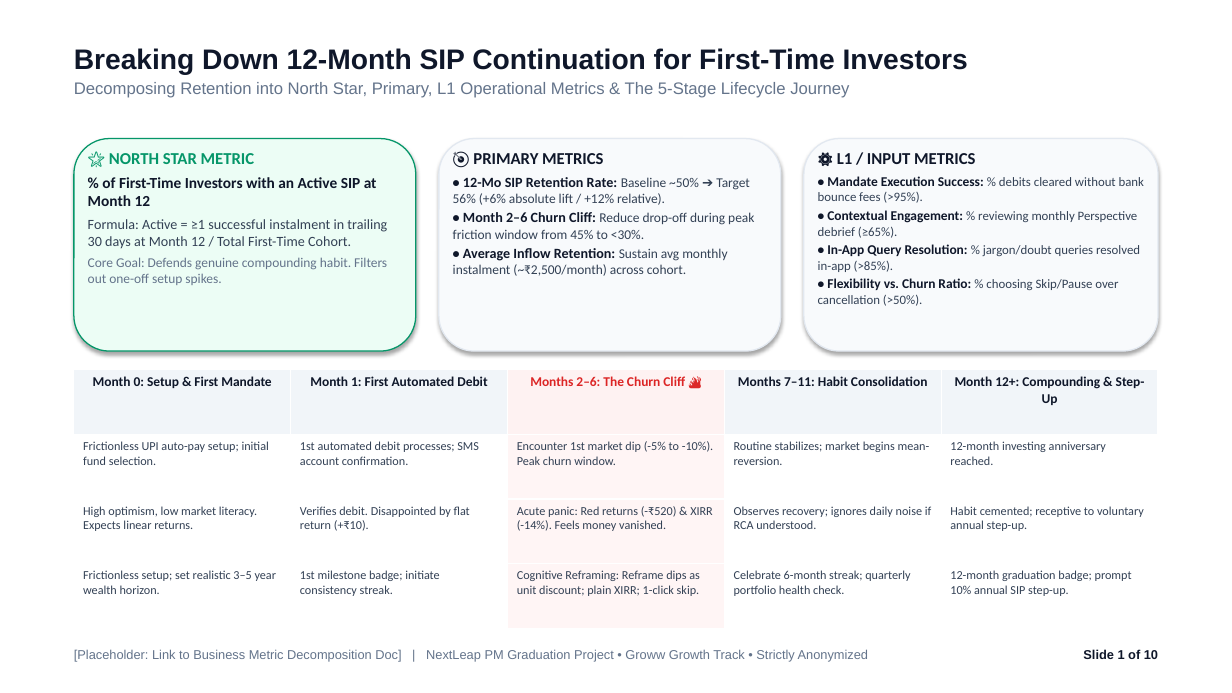
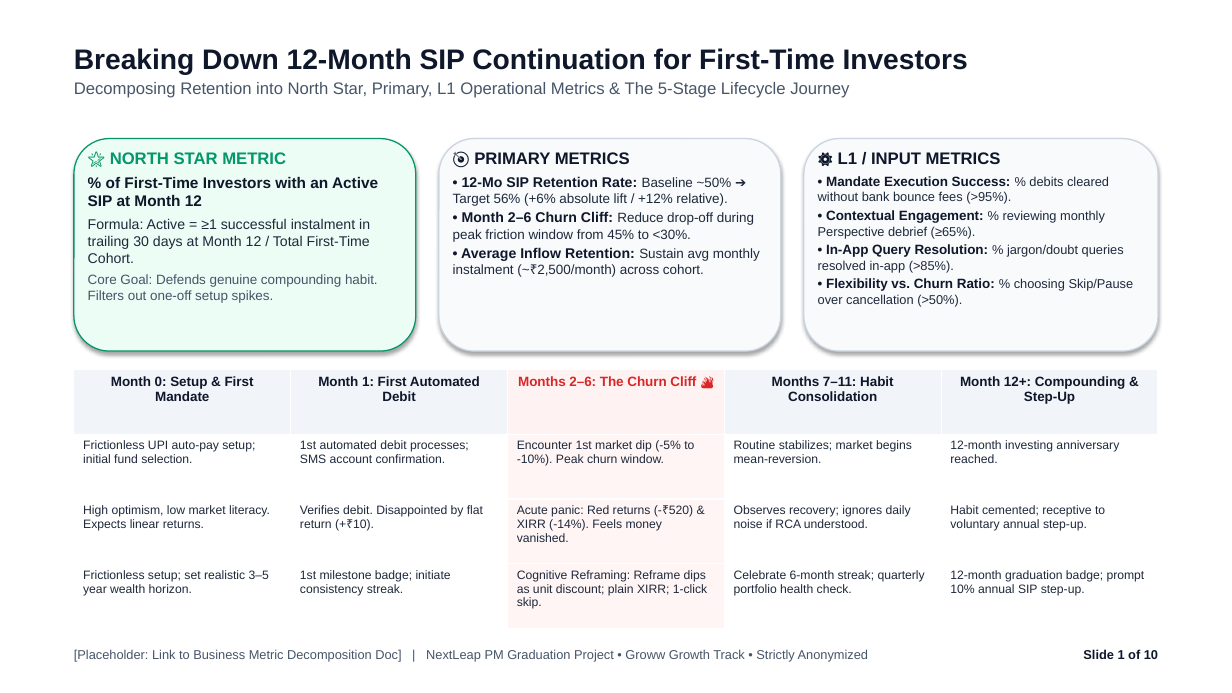
Before and after one commit to emilgeorgefranc95/NL_Grad_Proj_MVP_1, a slide deck: slide 1 of NL_Groww.pptx. Drawn at 1232x693 pixels with LibreOffice and Linux fonts; fonts in the diff are those of the drawing. Boxes give left, top, right and bottom in pixels: in the first picture for what was removed or moved away, otherwise in the second. Text is boxed around its words. In the diff, an @@ line names an element or a change of style, - is before the commit and + after.

```diff
--- a/NL_Groww.pptx
+++ b/NL_Groww.pptx
@@ text at [74,82,849,98]: text colour #64748B to #475569 in "Decomposing Retention into North Star, Primary, L1 ..." @@
@@ text "🌟 NORTH STAR METRIC" at [88,152,378,303]: font Calibri to Arial; text colour #334155 to #1E293B in "Formula: Active = ≥1 successful instalment in ..."; text colour #64748B to #475569 in "Core Goal: Defends genuine compounding habit. Filters ..." @@
@@ rounded rectangle at [439,139,781,351]: outline #E2E8F0 1 pt to #CBD5E1 1 pt @@
@@ text "🎯 PRIMARY METRICS" at [453,152,760,277]: font Calibri to Arial; text colour #334155 to #1E293B in "Baseline ~50% ➔ Target 56% (+6% absolute ...", "Reduce drop-off during peak friction window from ...", "Sustain avg monthly instalment (~₹2,500/month) across cohort ..." @@
@@ rounded rectangle at [804,139,1158,351]: outline #E2E8F0 1 pt to #CBD5E1 1 pt @@
@@ text "⚙️ L1 / INPUT METRICS" at [818,152,1134,307]: font Calibri to Arial; text colour #334155 to #1E293B in "% debits cleared without bank bounce fees ...", "% reviewing monthly Perspective debrief (≥65%).", "% jargon/doubt queries resolved in-app (>85%).", "% choosing Skip/Pause over cancellation (>50%)." @@
@@ table at [74,370,1160,628] @@
@@ font Calibri to Arial @@
@@ text colour #334155 to #1E293B in "Frictionless UPI auto-pay setup; initial fund selection.", "1st automated debit processes; SMS account confirmation.", "Encounter 1st market dip (-5% to -10%). ...", "Routine stabilizes; market begins mean-reversion." and 11 more places @@
@@ text "[Placeholder: Link to Business Metric ..." at [74,649,868,662]: text colour #64748B to #475569 @@
```
Also in this commit, not shown: 8 other slides changed, 1 other file.
